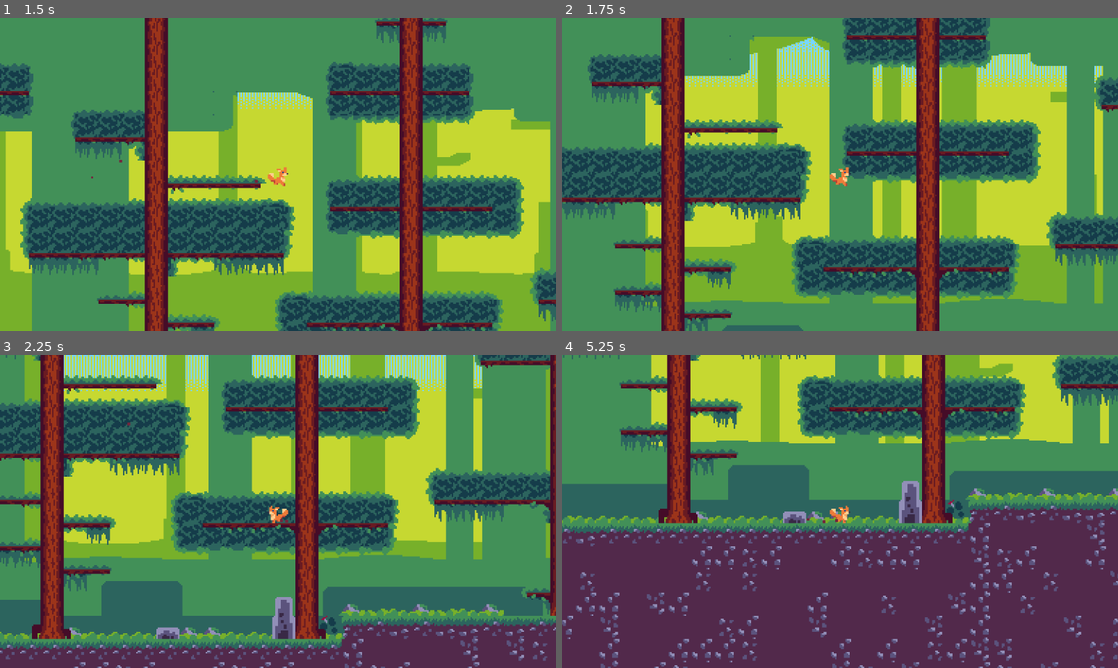
Above: before the commit, frames 1-4 (two rows, left to right).
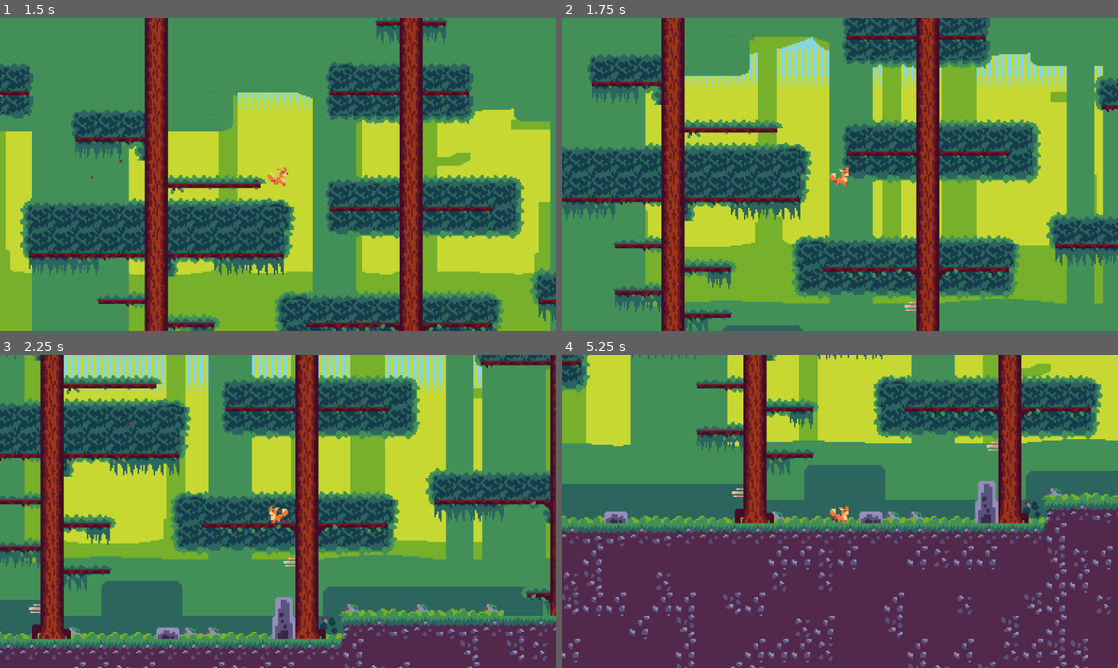
Above: after the commit, the same moments.

Repository: mojius/ARTG120Game
Game: Godot game, scene res://map.tscn
The game is run twice, just before and just after one commit, with the same random seed, the same clock (stepped at 60 frames per second) and the same inputs.
Inputs:
- Up to frame 1 (1.5 s): tap Enter at 0.5 s; hold D (Right) from 0.53 s (still down); tap X (Dash) at 0.6 s; tap Space (Jump) at 0.77 s; tap Ctrl (Float) at 1.35 s
- Up to frame 2 (1.75 s): keep holding D (Right); tap Space (Jump) at 1.52 s
- Up to frame 3 (2.25 s): release D (Right) at 2.03 s; hold A (Left) from 2.03 s (still down); tap X (Dash) at 2.1 s
- Up to frame 4 (5.25 s): release A (Left) at 2.78 s; hold D (Right) 2.78-4.28 s; tap Ctrl (Float) at 2.85, 4.35 s; tap Space (Jump) at 3.02, 3.77, 4.52 s; tap X (Dash) at 3.6, 5.1 s; hold A (Left) 4.28-5.03 s; hold D (Right) from 5.03 s (still down)

Frame 1 is identical in both runs. In frame 2, less than 0.1% of the frame differs, in the area x 61-64%, y 90-94%; in frame 3, less than 0.1%; in frame 4, 43%, in the area x 0-100%, y 0-100%.

Commit message:
Added mushrooms

Diff:
--- a/map.tscn
+++ b/map.tscn
@@ -12,6 +12,10 @@
 [ext_resource type="Texture2D" uid="uid://o2exw5uqfpnh" path="res://gameArt/Background2.png" id="7_nbp2d"]
 [ext_resource type="Texture2D" uid="uid://bmrqpr7kssvo3" path="res://gameArt/Background.png" id="8_c4rja"]
 [ext_resource type="Texture2D" uid="uid://3k0m2ghq27r0" path="res://gameArt/Rocks2.png" id="8_ktmr3"]
+[ext_resource type="Texture2D" uid="uid://k1e7gbv3dbos" path="res://gameArt/Mushrooms.png" id="9_r7r34"]
+
+[sub_resource type="TileMapPattern" id="TileMapPattern_b13en"]
+tile_data = PackedInt32Array(0, 8, 0, 1, 65544, 0, 65537, 65544, 1, 2, 131080, 0)
 
 [sub_resource type="TileSetAtlasSource" id="TileSetAtlasSource_4s866"]
 texture = ExtResource("2_43pfc")
@@ -663,9 +667,11 @@
 0:1/0/physics_layer_0/angular_velocity = 0.0
 0:1/0/physics_layer_0/polygon_0/points = PackedVector2Array(-8, -8, 8, -8, 8, 8, -8, 8)
 1:1/0 = 0
+1:1/0/z_index = -1
 1:1/0/physics_layer_0/linear_velocity = Vector2(0, 0)
 1:1/0/physics_layer_0/angular_velocity = 0.0
 1:1/0/physics_layer_0/polygon_0/points = PackedVector2Array(-8, 0, 8, 0, 8, 8, -8, 8)
+1:1/0/physics_layer_0/polygon_0/one_way = true
 
 [sub_resource type="TileSetAtlasSource" id="TileSetAtlasSource_jo8vx"]
 texture = ExtResource("6_gru6q")
@@ -1536,6 +1542,35 @@
 4:1/0/terrains_peering_bit/top_left_corner = 1
 4:1/0/terrains_peering_bit/top_side = 1
 
+[sub_resource type="TileSetAtlasSource" id="TileSetAtlasSource_417m3"]
+texture = ExtResource("9_r7r34")
+0:0/0 = 0
+0:0/0/physics_layer_0/linear_velocity = Vector2(0, 0)
+0:0/0/physics_layer_0/angular_velocity = 0.0
+0:0/0/physics_layer_0/polygon_0/points = PackedVector2Array(-7, -8, -7, 7, 8, 7, 8, -8)
+0:0/0/physics_layer_0/polygon_0/one_way = true
+1:0/0 = 0
+1:0/0/physics_layer_0/linear_velocity = Vector2(0, 0)
+1:0/0/physics_layer_0/angular_velocity = 0.0
+1:0/0/physics_layer_0/polygon_0/points = PackedVector2Array(-8, -8, 8, -8, 8, 5, -8, 5)
+1:0/0/physics_layer_0/polygon_0/one_way = true
+2:0/0 = 0
+2:0/0/physics_layer_0/linear_velocity = Vector2(0, 0)
+2:0/0/physics_layer_0/angular_velocity = 0.0
+2:0/0/physics_layer_0/polygon_0/points = PackedVector2Array(-8, -8, 7, -8, 7, 7, -8, 7)
+2:0/0/physics_layer_0/polygon_0/one_way = true
+0:1/0 = 0
+0:1/0/physics_layer_0/linear_velocity = Vector2(0, 0)
+0:1/0/physics_layer_0/angular_velocity = 0.0
+0:1/0/physics_layer_0/polygon_0/points = PackedVector2Array(-7, -4, 7, -4, 7, 1, -7, 1)
+0:1/0/physics_layer_0/polygon_0/one_way = true
+1:1/0 = 0
+1:1/0/physics_layer_0/linear_velocity = Vector2(0, 0)
+1:1/0/physics_layer_0/angular_velocity = 0.0
+2:1/0 = 0
+2:1/0/physics_layer_0/linear_velocity = Vector2(0, 0)
+2:1/0/physics_layer_0/angular_velocity = 0.0
+
 [sub_resource type="TileSet" id="TileSet_7sopj"]
 physics_layer_0/collision_layer = 1
 terrain_set_0/mode = 0
@@ -1561,6 +1596,8 @@
 sources/0 = SubResource("TileSetAtlasSource_4s866")
 sources/6 = SubResource("TileSetAtlasSource_1b4ie")
 sources/7 = SubResource("TileSetAtlasSource_gng4c")
+sources/8 = SubResource("TileSetAtlasSource_417m3")
+pattern_0 = SubResource("TileMapPattern_b13en")
 
 [node name="Gameworld" type="Node2D"]
 
@@ -1569,7 +1606,7 @@
 format = 2
 layer_0/name = "Forground"
 layer_0/z_index = 1
-layer_0/tile_data = PackedInt32Array(327657, 65540, 3, 39319 …(137022 unchanged characters)…  1, -130951, 65543, 0, -130953, 65543, 0)
+layer_0/tile_data = PackedInt32Array(327657, 65540, 3, 39319 …(137022 unchanged characters)…  1, -130951, 65543, 0, -130953, 65543, 0, -130999, 131080, 1, -65497, 131080, 1, -196558, 131080, 1, -131087, 131080, 1)
 layer_1/name = "Background"
 layer_1/enabled = true
 layer_1/modulate = Color(1, 1, 1, 1)
Binary file added: gameArt/Mushrooms.png
Not shown, added: gameArt/Mushrooms.png.import
Not shown: 1 places in map.tscn that only renumber resources
